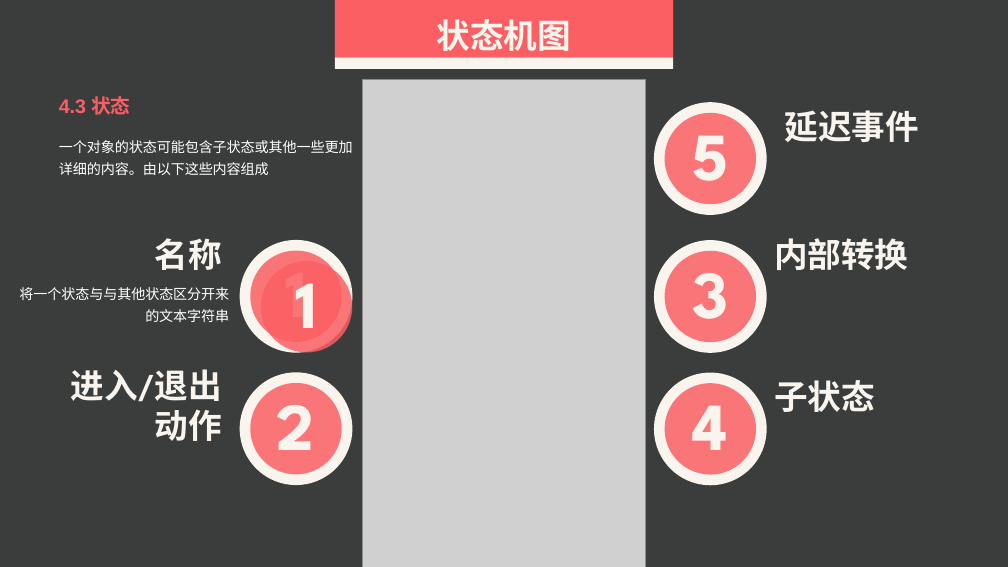
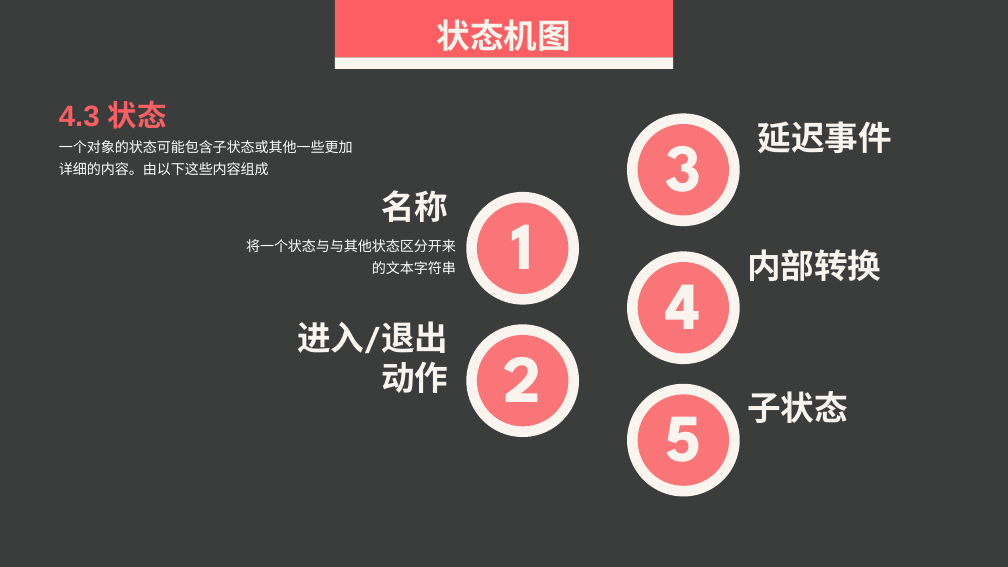
Before and after one commit to SarielX98/PRD2018G14, a slide deck: slide 46 of 受控文档/PPT/PRD2018-G14-UML基础I.pptx. Drawn at 1008x567 pixels with LibreOffice and Linux fonts; fonts in the diff are those of the drawing; grey boxes stand for pictures. Boxes give left, top, right and bottom in pixels: in the first picture for what was removed or moved away, otherwise in the second. Text is boxed around its words. In the diff, an @@ line names an element or a change of style, - is before the commit and + after.

```diff
--- a/受控文档/PPT/PRD2018-G14-UML基础I.pptx
+++ b/受控文档/PPT/PRD2018-G14-UML基础I.pptx
@@ text "4.3 状态" at [59, 100, 167, 129]: size 18.6 to 28 pt @@
@@ picture removed at [362, 80, 645, 567] @@
@@ 3 texts, 3 ellipses: place and size @@
-3 texts, 3 ellipses at [654, 102, 918, 485]
+3 texts, 3 ellipses at [627, 113, 892, 497]
@@ ellipse "3": place and size @@
-ellipse "3" at [665, 251, 756, 343]
+ellipse "3" at [637, 124, 729, 216]
@@ ellipse "3" at [637, 124, 729, 216]: mirrored @@
@@ ellipse "1": place and size @@
-ellipse "1" at [250, 250, 342, 342]
+ellipse "1" at [477, 203, 569, 294]
@@ ellipse removed at [261, 261, 352, 352] @@
-1
@@ ellipse "4": place and size @@
-ellipse "4" at [665, 383, 756, 475]
+ellipse "4" at [638, 262, 730, 354]
@@ 3 texts, 3 ellipses: place and size @@
-3 texts, 3 ellipses at [19, 238, 352, 485]
+3 texts, 3 ellipses at [246, 190, 579, 437]
@@ ellipse "5" at [638, 395, 730, 486]: mirrored @@
@@ ellipse "5": place and size @@
-ellipse "5" at [665, 113, 756, 204]
+ellipse "5" at [638, 395, 730, 486]
```
Also in this commit, not shown: 45 other slides changed.
